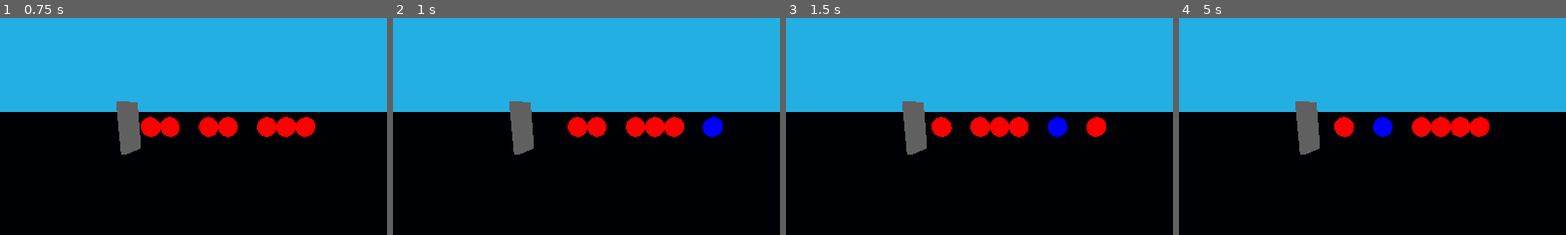
Above: before the commit, frames 1-4 (left to right).
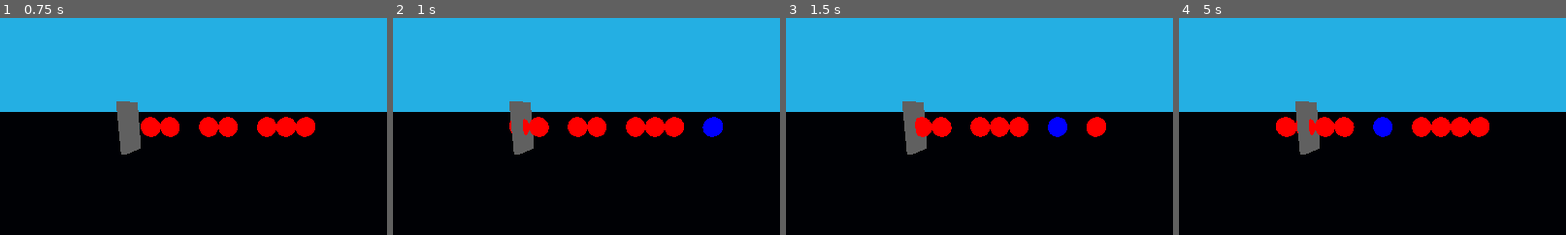
Above: after the commit, the same moments.

Repository: six-two/first-vr-test
Game: Godot game, scene res://menu/main_menu.tscn
Same seed, same stepped clock (60 frames per second), same inputs: the game is played once before the commit and once after it.
Inputs:
- Up to frame 1 (0.75 s): click "Non-VR mode (for development)" at 0.5 s
- Up to frame 2 (1 s): no input
- Up to frame 3 (1.5 s): tap Enter at 1.25 s; hold D from 1.28 s (still down); tap F at 1.35 s
- Up to frame 4 (5 s): release D at 2.03 s; hold S 2.03-2.78 s; tap F every 0.75 s from 2.1 to 4.35 s; hold D 2.78-4.28 s; hold A from 4.28 s (still down)
The pictures show only the part of the screen within x 21-71%, y 11-61%; the shares and areas given below are measured in that part.

Frame 1 is identical in both runs. In frame 2, 0.5% of the frame differs, in the area x 30-41%, y 45-55%; in frame 3, 0.3%; in frame 4, 0.9%, in the area x 25-41%, y 45-55%.

Commit message:
Added basic scoring events

Diff:
--- a/project.godot
+++ b/project.godot
@@ -15,6 +15,10 @@
 config/features=PackedStringArray("4.4", "GL Compatibility")
 config/icon="res://icon.svg"
 
+[autoload]
+
+TaikoConst="*res://taiko_vr/constants.gd"
+
 [dotnet]
 
 project/assembly_name="First VR test"
--- /dev/null
+++ b/taiko_vr/constants.gd
@@ -0,0 +1,12 @@
+extends Node
+
+const NOTE_MISS_SECONDS = 0.4
+const NOTE_OK_SECONDS = 0.15
+const NOTE_PERFECT_SECONDS = 0.06
+const NOTE_DISPLAY_SECONDS = 2
+
+enum NoteState {
+	HIT,
+	PARTIALLY_HIT, # for big notes that were only hit once
+	NOT_HIT
+}
--- a/taiko_vr/drumb_events.gd
+++ b/taiko_vr/drumb_events.gd
@@ -37,7 +37,6 @@
 			match event.keycode:
 				KEY_A:
 					drumb_edge_hit.emit(left_controller_body)
-					print("edge")
 				KEY_S:
 					drumb_center_hit.emit(left_controller_body)
 				KEY_D:
--- a/taiko_vr/note_spawner.gd
+++ b/taiko_vr/note_spawner.gd
@@ -3,15 +3,19 @@
 var beat_seconds # how long a beat takes
 var remaining_time
 var notes
+var type
 
 signal song_finished
+# @TODO design: should I make different signals for big notes only being hit once, or should I just always count them as OK?
+signal note_miss(input, note)
+signal note_ok
+signal note_perfect
 
 static var NoteScene: PackedScene = preload("res://taiko_vr/small_note.tscn")
+var area_to_type_map : Dictionary = {}
+var last_note_index : int = 0
 
-func _ready():
-	create_notes()
-
-func create_notes():
+func init(drumb):
 	#var notes_str = "    " + "cce cce C   ".repeat(100)
 	var notes_str = "  cc cc ccc e cccc e cccc e cccc e c ccce cccc e c ccce c ccce c ccc ecccc cce ccc e ccccc cc ccce cccc ccc ccc ec cc"
 	beat_seconds = 0.2
@@ -28,6 +32,100 @@
 		# do nothing for space, etc
 		beat_time += beat_seconds
 
+	drumb.connect("drumb_center_hit", self._on_drumb_center_hit)
+	drumb.connect("drumb_edge_hit", self._on_drumb_edge_hit)
+	drumb.connect("drumb_exited", self._on_drumb_exited)
+
+
+func get_next_note():
+	# Find the next note, that is not past the input window
+	while last_note_index < notes.size():
+		var note = notes[last_note_index]
+
+		# Note is in judgement window
+		if note.remaining_time > -TaikoConst.NOTE_MISS_SECONDS:
+			# Note is not already (fully) processed
+			if note.state != TaikoConst.NoteState.HIT:
+				break
+
+		# A note was partially hit, and it did not get hit again -> OK score
+		if note.state == TaikoConst.NoteState.PARTIALLY_HIT:
+			note_ok.emit()
+
+		last_note_index += 1
+
+	if last_note_index < notes.size():
+		var note = notes[last_note_index]
+		if note.remaining_time < TaikoConst.NOTE_MISS_SECONDS:
+			# Only return a note if it is in the judgement window
+			return notes[last_note_index]
+		else:
+			return null
+	else:
+		return null
+
+func judge_input(type) -> void:
+	var note = get_next_note()
+	if type == "e":
+		for note_i in notes:
+			print("- " + note_i.to_str())
+
+	if note:
+		print("judge: ", type, note.to_str())
+		if note.type == "c" or note.type == "e":
+			if note.type == type:
+				if abs(note.remaining_time) <= TaikoConst.NOTE_PERFECT_SECONDS:
+					note_perfect.emit()
+				else:
+					note_ok.emit()
+			else:
+				# hit the wrong type
+				note_miss.emit(type, note)
+			note.state = TaikoConst.NoteState.HIT
+		elif note.type == "C" or note.type == "E":
+			if note.type.to_lower() == type:
+				if get_input_count(type) > 1:
+					note.state = TaikoConst.NoteState.HIT
+					if abs(note.remaining_time) <= TaikoConst.NOTE_PERFECT_SECONDS:
+						note_perfect.emit()
+					else:
+						note_ok.emit()
+				else:
+					# note only hit once, wait for second hit
+					note.state = TaikoConst.NoteState.PARTIALLY_HIT
+			else:
+				# this hit the wrong note, but it could maybe be the next note
+				# mark this note as processed
+				note.state = TaikoConst.NoteState.HIT
+				note_ok.emit()
+				# call the function again
+				judge_input(type)
+		else:
+			print("Unknown note type: ", type)
+	else:
+		# Input while no note was in judgement window -> Miss
+		print("judge: ", type, " no match")
+		note_miss.emit(type, null)
+
+func get_input_count(type):
+	var count = 0
+	for value in area_to_type_map.values():
+		if value == type:
+			count += 1
+	return count
+
+func _on_drumb_center_hit(body : Area3D):
+	area_to_type_map[body] = "c"
+	judge_input("c")
+
+func _on_drumb_edge_hit(body):
+	area_to_type_map[body] = "e"
+	judge_input("e")
+
+func _on_drumb_exited(body):
+	area_to_type_map[body] = " "
+
+
 func _process(delta: float) -> void:
 	remaining_time -= delta
 
--- a/taiko_vr/small_note.gd
+++ b/taiko_vr/small_note.gd
@@ -1,7 +1,7 @@
 extends MeshInstance3D
 
 var remaining_time : float
-var score : float
+var state : TaikoConst.NoteState
 var type : String
 
 static var small_center_note_mesh: Mesh = preload("res://taiko_vr/assets/small_center_note_mesh.tres")
@@ -11,9 +11,10 @@
 func _ready() -> void:
 	visible = false
 
-func init(type: String, time: float) -> void:
+func init(new_type: String, time: float) -> void:
 	self.remaining_time = time
-	self.type = type
+	self.type = new_type
+	self.state = TaikoConst.NoteState.NOT_HIT
 
 	if type == "c":
 		mesh = small_center_note_mesh
@@ -25,9 +26,14 @@
 func _process(delta: float) -> void:
 	remaining_time -= delta
 
-	if remaining_time < 0.2:
+	if remaining_time < -TaikoConst.NOTE_MISS_SECONDS:
 		self.visible = false
-		score = -1 # Miss
-	elif remaining_time < 2:
-		self.visible = true
-		self.position.x = remaining_time * 2
+	elif remaining_time < TaikoConst.NOTE_DISPLAY_SECONDS:
+		if state == TaikoConst.NoteState.HIT:
+			visible = false
+		else:
+			self.visible = true
+			self.position.x = remaining_time * 2
+
+func to_str() -> String:
+	return "(type=" + type + ", time=" + str(remaining_time) + ")"
--- a/taiko_vr/taiko_xr_main.gd
+++ b/taiko_vr/taiko_xr_main.gd
@@ -28,8 +28,22 @@
 		$JudgementLine.set_process(true)
 	else:
 		$JudgementLine.set_script(load("res://taiko_vr/note_spawner.gd"))
-		$JudgementLine.create_notes()
+		$JudgementLine.init(drumb)
 		$JudgementLine.set_process(true)
+
+		$JudgementLine.connect("note_miss", _on_note_miss)
+		$JudgementLine.connect("note_ok", _on_note_ok)
+		$JudgementLine.connect("note_perfect", _on_note_perfect)
+
+func _on_note_miss(input_type, node):
+	var node_str = node.to_str() if node else "null"
+	print("Note: Miss (", input_type, " / ", node_str, ")")
+
+func _on_note_ok():
+	print("Note: OK")
+
+func _on_note_perfect():
+	print("Note: Perfect")
 
 func update_mesh_color(body : Area3D, new_material : Material) -> void:
 	var mesh = body.get_node("../MeshInstance3D")
@@ -37,13 +51,13 @@
 		mesh.material_override = new_material
 
 func _on_drumb_center_hit(body : Area3D):
-	print("Center")
+	#print("Center")
 	update_mesh_color(body, center_hit_material)
 
 func _on_drumb_edge_hit(body):
-	print("Edge")
+	#print("Edge")
 	update_mesh_color(body, edge_hit_material)
 
 func _on_drumb_exited(body):
-	print("Exited")
+	#print("Exited")
 	update_mesh_color(body, null)
Not shown, added: taiko_vr/constants.gd.uid
